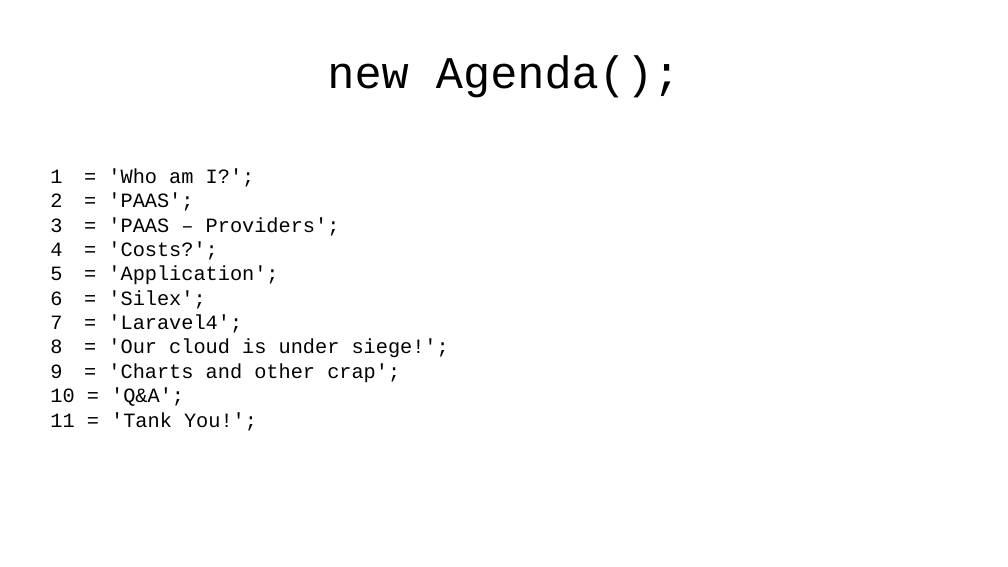
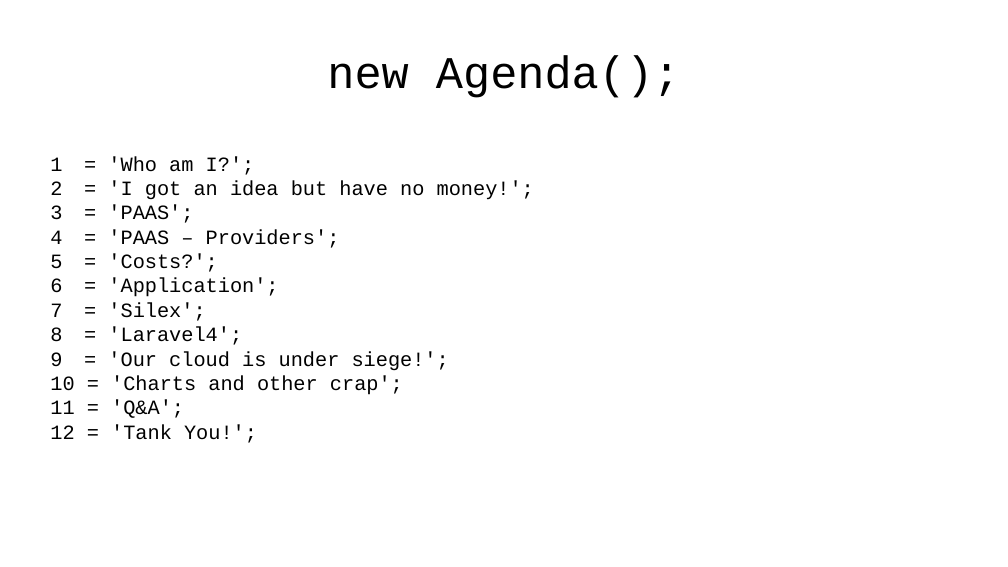
Before and after one commit to emgiezet/meetphp-8, a slide deck: slide 3 of presentation/presentation.odp. Drawn at 1008x567 pixels with LibreOffice and Linux fonts; fonts in the diff are those of the drawing; background and template pictures are left out. Boxes give left, top, right and bottom in pixels: in the first picture for what was removed or moved away, otherwise in the second. Text is boxed around its words. In the diff, an @@ line names an element or a change of style, - is before the commit and + after.

```diff
--- a/presentation/presentation.odp
+++ b/presentation/presentation.odp
@@ subtitle at [108,181,534,200]: paragraph added @@
+2 = 'I got an idea but have no money!';
```
Also in this commit, not shown: 3 other slides changed, 1 other file.
